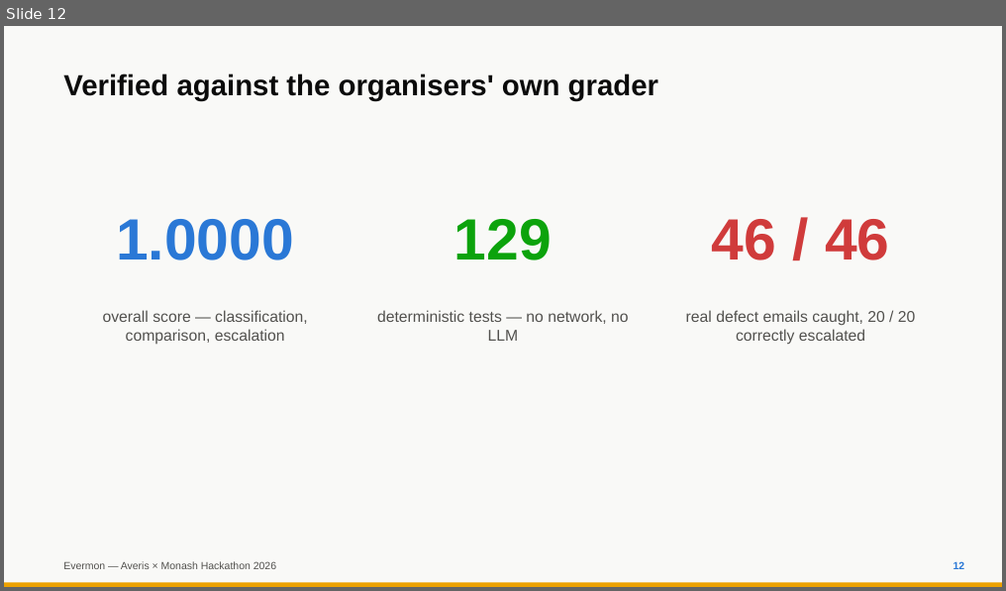
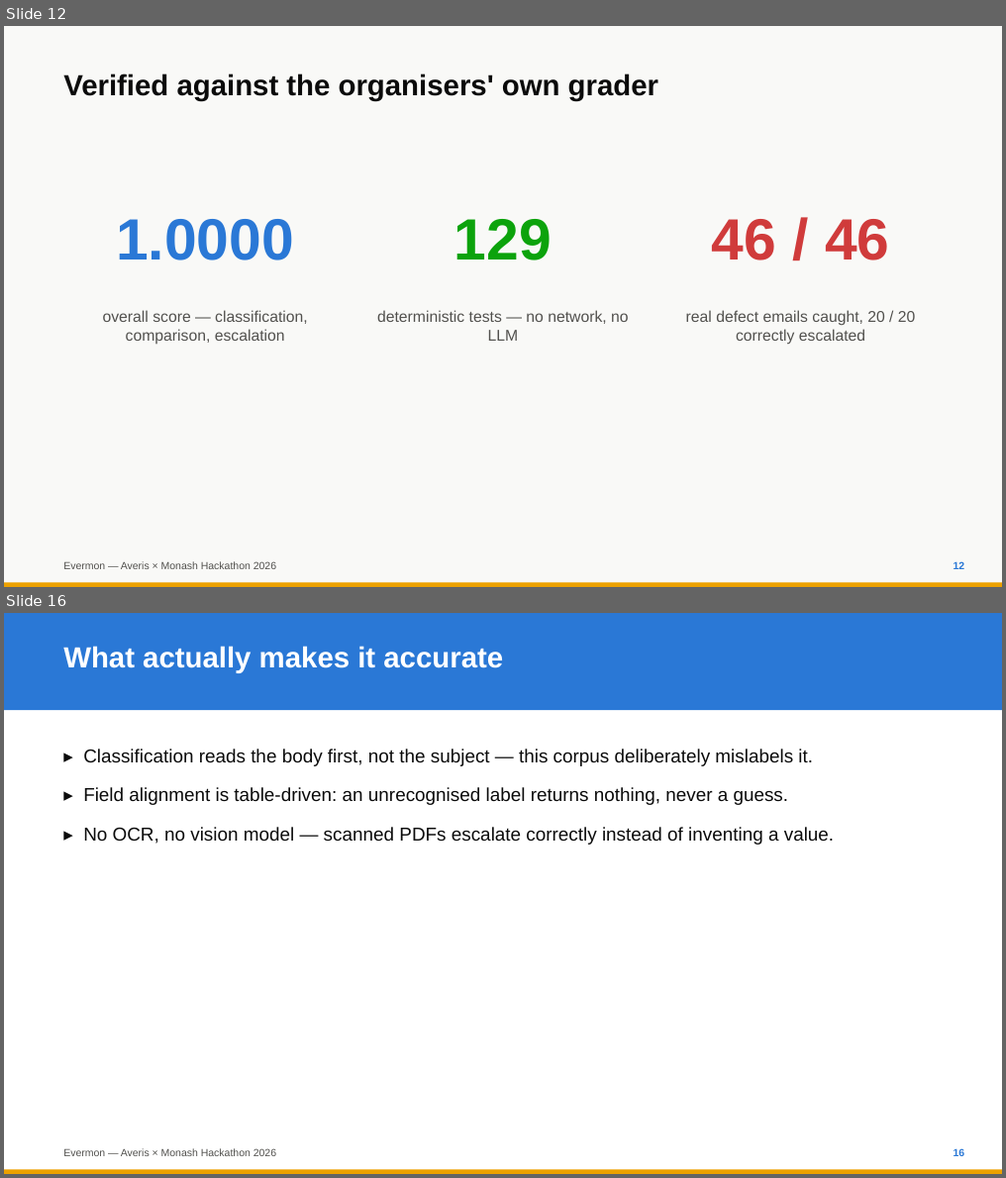
Before and after one commit to ponli550/Evermon, a slide deck: docs/AverisMonash2026.pptx. Shown one above the other, each under a label of ours: slide 12 before the commit, slides 12 and 16 after it; the slides between them are not shown. The pictures are 1006x591 and 1006x1178 pixels, drawn with LibreOffice and Linux fonts; fonts in the diff are those of the drawing. Boxes give left, top, right and bottom in pixels: in the first picture for what was removed or moved away, otherwise in the second. Text is boxed around its words. In the diff, an @@ line names an element or a change of style, - is before the commit and + after.

```diff
--- a/docs/AverisMonash2026.pptx
+++ b/docs/AverisMonash2026.pptx
@@ slide 16 added at bbox=[4, 613, 1002, 1174], background #FFFFFF @@
@@ rectangle added at bbox=[4, 613, 1002, 710], fill #2A78D6 @@
@@ text added at bbox=[63, 646, 503, 673], 28 pt, text #FFFFFF, bold @@
+What actually makes it accurate
@@ text added at bbox=[83, 749, 834, 845], 18 pt, text #0B0B0B @@
+▸ Classification reads the body first, not the subject — this corpus deliberately mislabels it.
+▸ Field alignment is table-driven: an unrecognised label returns nothing, never a guess.
+▸ No OCR, no vision model — scanned PDFs escalate correctly instead of inventing a value.
@@ rectangle added at bbox=[4, 1170, 1002, 1174], fill #EDA100 @@
@@ text added at bbox=[63, 1149, 276, 1157], 10 pt, text #52514E @@
+Evermon — Averis × Monash Hackathon 2026
@@ text added at bbox=[953, 1149, 965, 1157], 10 pt, text #2A78D6, bold @@
+16
```
Also in this commit, not shown: 1 slide changed, 7 other slides added, 2 other files.
